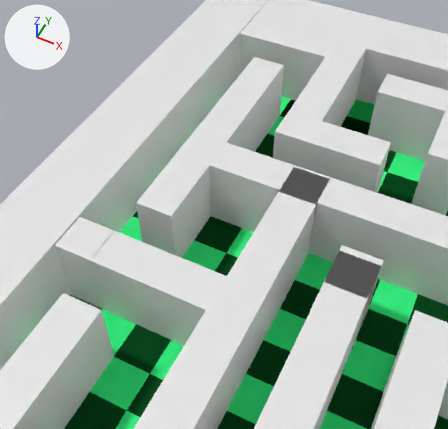
Before and after pictures for a commit that changed the Blender file Blender/demo.blend.
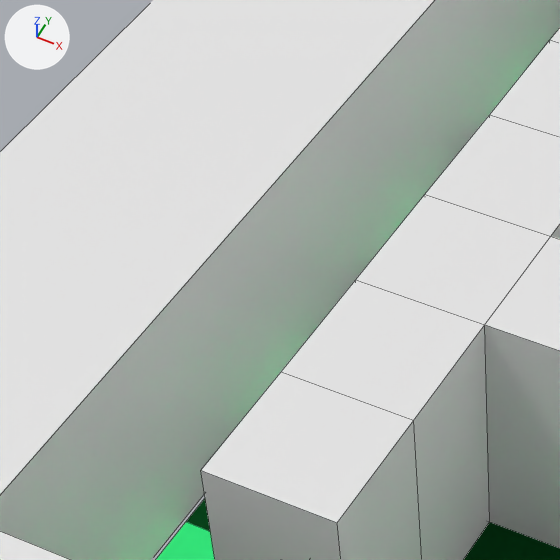
Each version appears first from a 50 mm camera at (-2.37, -7.4, 13.28) aimed at (-7.66, 3.17, 0.06), and next in a close-up on the part from 19% to 51% of the width and 19% to 53% of the height. Lighting does not change. The marker at upper left points along +X, +Y and +Z. The close-ups show mesh edges as thin lines.
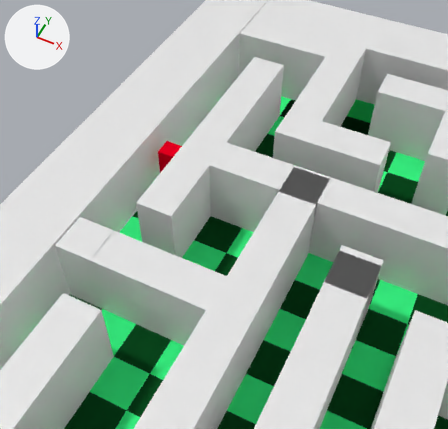
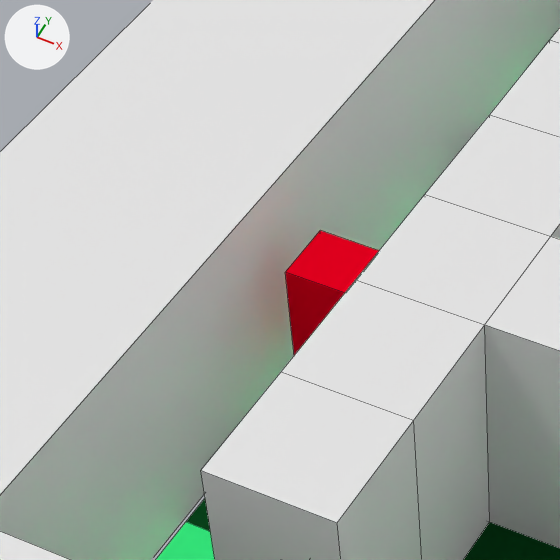
Location of each change, [x1, y1, x2, y2] in pixels of the close-ups (560 x 560 px):
'win', added (red): after [285, 231, 379, 355]

The edits, one by one:
Object 'win' (ob_win) is new; it shows me_cube.
Its location is (-9.5, 3.5, 1.06).
Its scale is (0.25, 0.25, 0.5).
